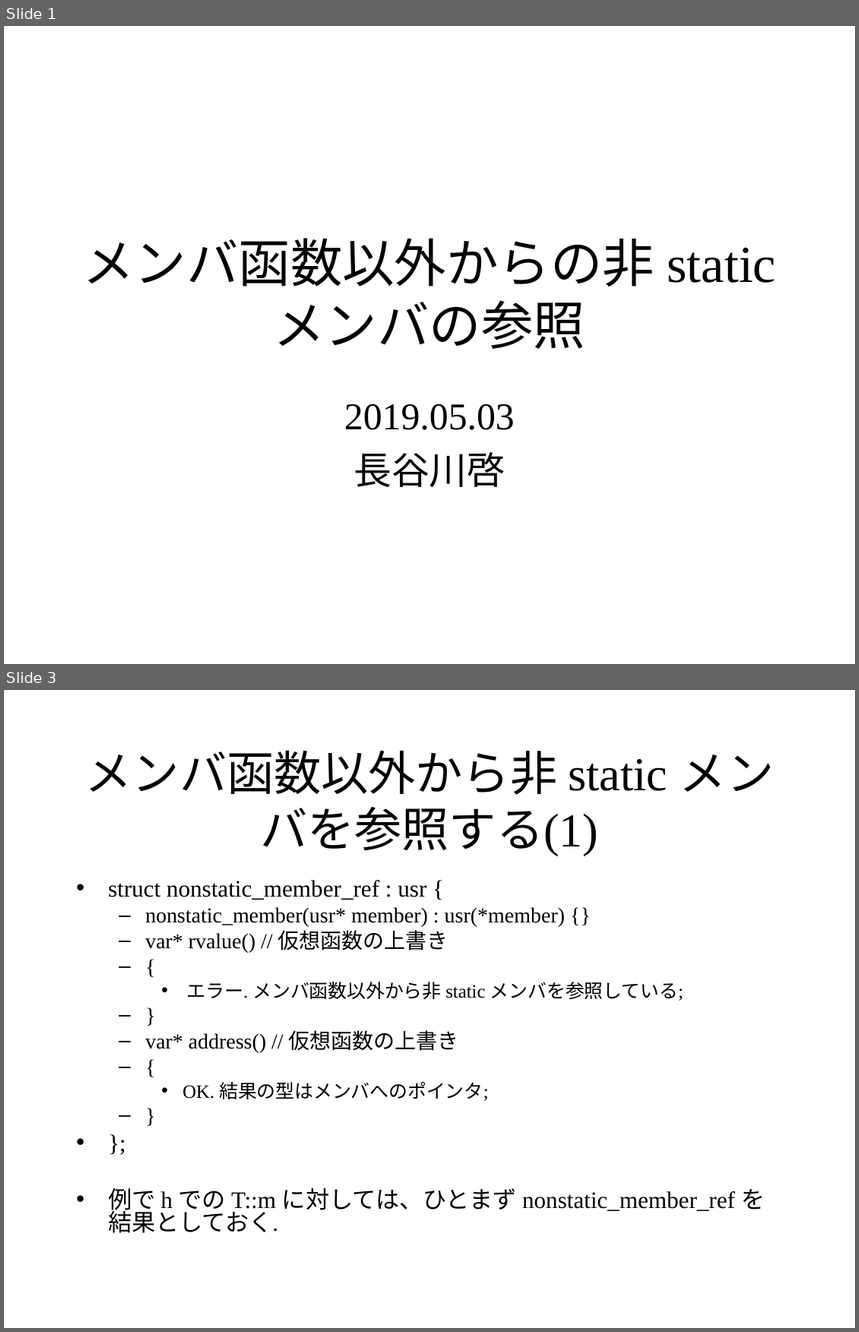
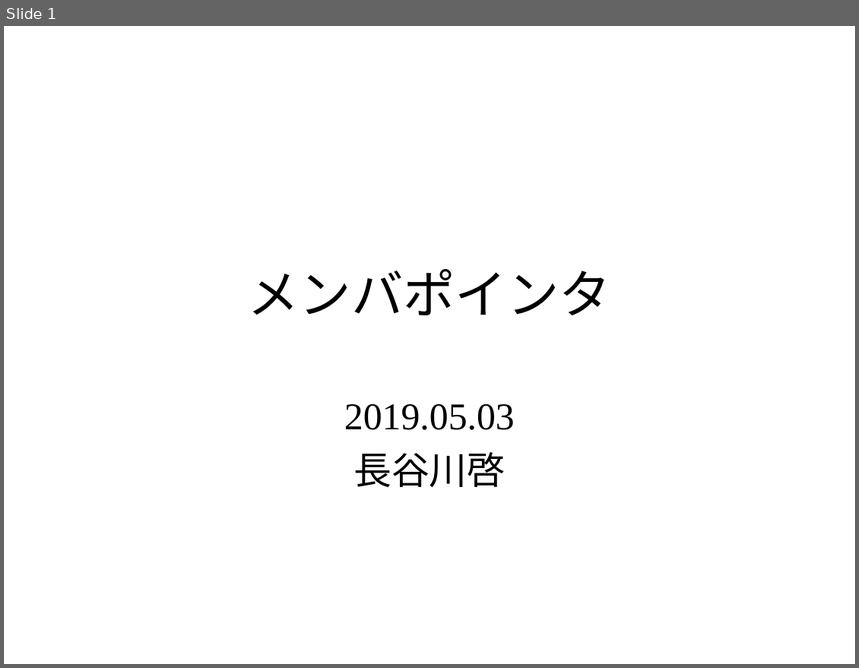
Before and after one commit to KeiHasegawa/cxx_doc, a slide deck: 07_member_pointer.ppt. Shown one above the other, each under a label of ours: slides 1 and 3 before the commit, slide 1 after it; the slides between them are not shown. The pictures are 859x1332 and 859x668 pixels, drawn with LibreOffice and Linux fonts; fonts in the diff are those of the drawing. Boxes give left, top, right and bottom in pixels: in the first picture for what was removed or moved away, otherwise in the second. Text is boxed around its words. In the diff, an @@ line names an element or a change of style, - is before the commit and + after.

Commit message:
update member_pointer

```diff
--- a/07_member_pointer.ppt
+++ b/07_member_pointer.ppt
@@ slide 3 removed at (x1=4, y1=690, x2=855, y2=1328), background #FFFFFF @@
@@ title removed at (x1=85, y1=750, x2=774, y2=856) @@
-メンバ函数以外から非 static メンバを参照する(1)
@@ text removed at (x1=108, y1=880, x2=765, y2=1233) @@
-• struct nonstatic_member_ref : usr {
-  – nonstatic_member(usr* member) : usr(*member) {}
-  – var* rvalue() // 仮想函数の上書き
-  – {
-    • エラー. メンバ函数以外から非 static メンバを参照している;
-  – }
-  – var* address() // 仮想函数の上書き
-  – {
-    • OK. 結果の型はメンバへのポインタ;
-  – }
-• };
-• 例で h での T::m に対しては、ひとまず nonstatic_member_ref を結果としておく.
@@ slide 1 changed as well @@
@@ title at (x1=247, y1=269, x2=611, y2=316): text changed @@
-メンバ函数以外からの非 static メンバの参照
+メンバポインタ
```
Also in this commit, not shown: 1 other slide changed, 4 slides added, 1 other slide removed, 1 other file.
